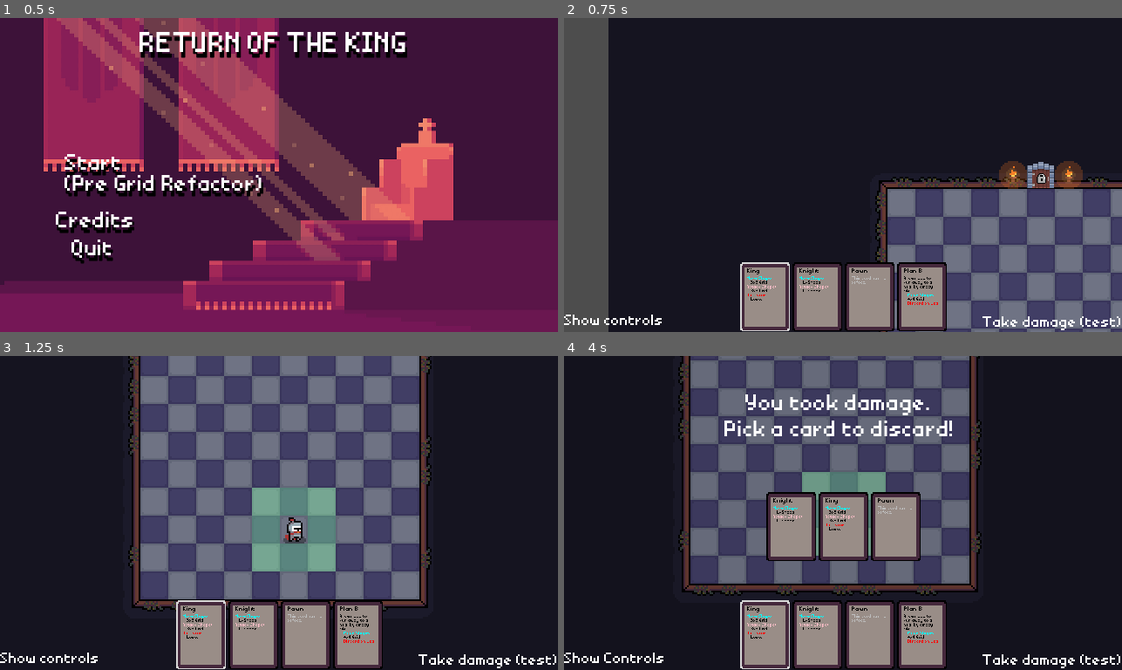
Above: before the commit, frames 1-4 (two rows, left to right).
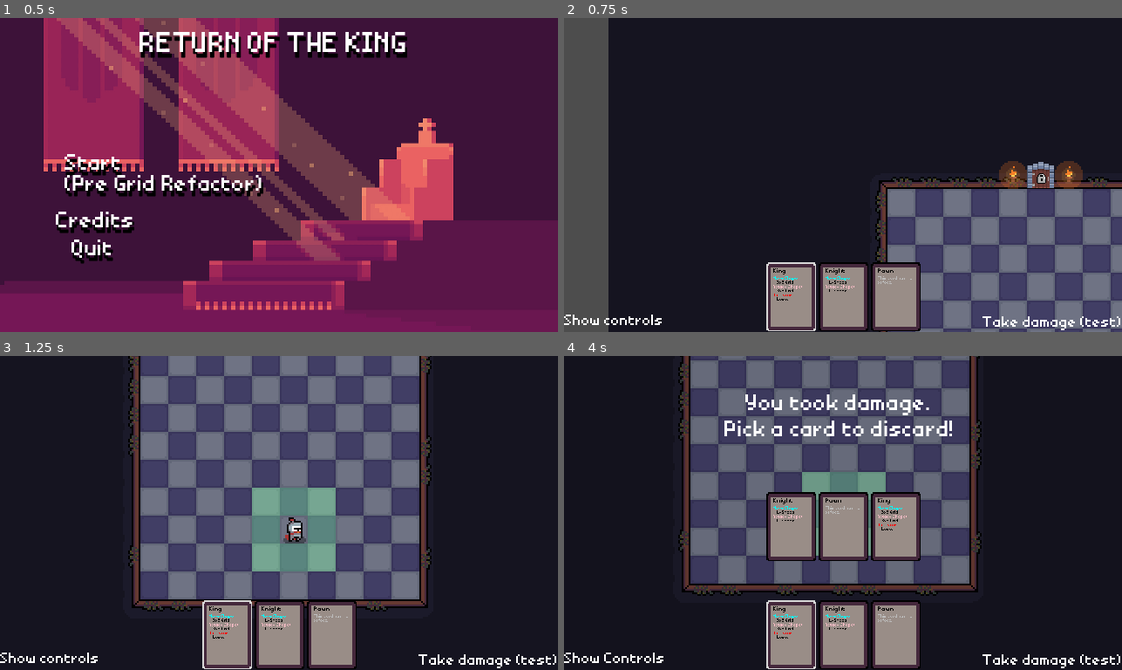
Above: after the commit, the same moments.

Repository: bonsaipropaganda/pass-the-game-jam-2024
Game: Godot game, scene res://ui/menues/main_menu.tscn
The game is run twice, just before and just after one commit, with the same random seed, the same clock (stepped at 60 frames per second) and the same inputs.
Inputs (mouse positions are in pixels of both pictures, inside the frame that each line leads up to):
- Up to frame 1 (0.5 s): no input
- Up to frame 2 (0.75 s): click "Start (Pre Grid Refactor)" at 0.5 s
- Up to frame 3 (1.25 s): no input
- Up to frame 4 (4 s): click "Take damage (test)" at 1.25 s; tap Enter at 2 s; move the mouse to (965, 497) at 2.02 s; tap 1 at 2.1 s; click (965, 497) at 2.17 s; click "Show controls" at 2.75 s; click "Hide Controls" at 3.5 s

Frame 1 is identical in both runs. In frame 2, 4.7% of the frame differs, in the area x 31-69%, y 77-100%; in frame 3, 4.6%; in frame 4, 4.9%, in the area x 31-69%, y 45-100%.

Commit message:
remove plan b from default cards

Diff:
--- a/places/game_manager/game_manager.gd
+++ b/places/game_manager/game_manager.gd
@@ -38,8 +38,7 @@
 var players_cards : Array[CardResource] = [
 	CardKingBasic.new(),
 	CardKnightBasic.new(),
-	CardPawnBasic.new(),
-	CardPlanB.new()
+	CardPawnBasic.new()
 ]
 
 var discarded_cards : Array[CardResource] = []
